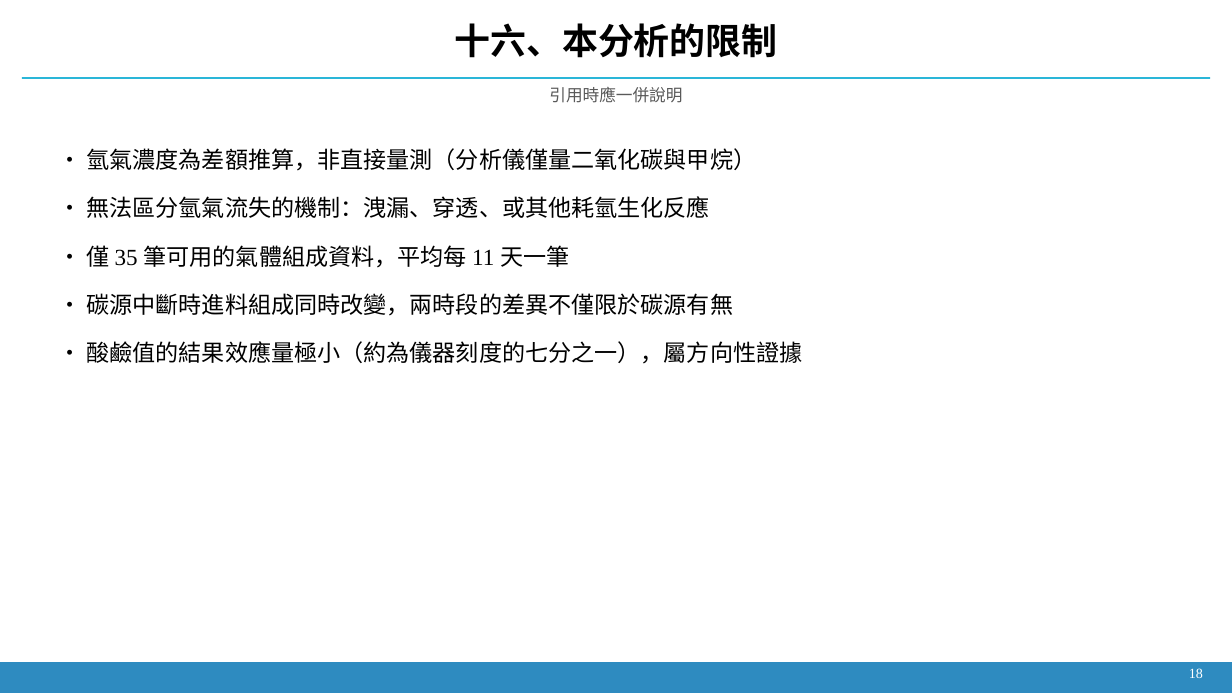
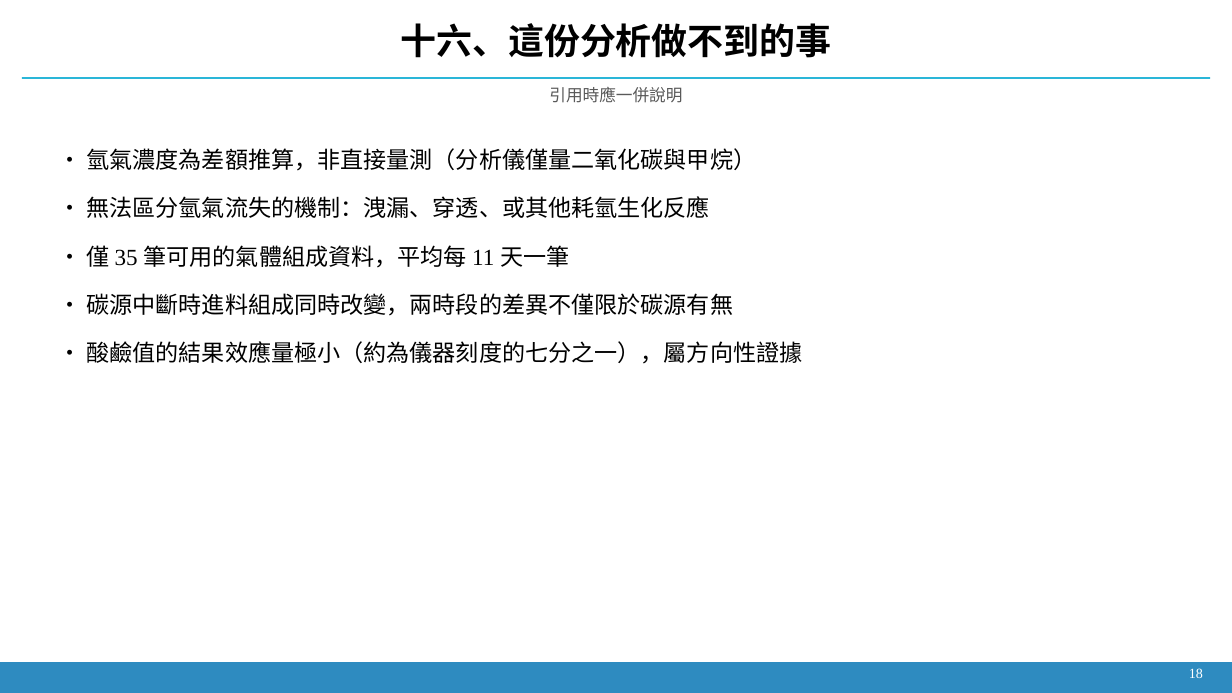
Before and after one commit to Yutou0601/Bioreactor-Edge-AI, a slide deck: slide 17 of docs/decks/簡報_2026-09-21_氫氣流失與壓降歸因.pptx. Drawn at 1232x693 pixels with LibreOffice and Linux fonts; fonts in the diff are those of the drawing. Boxes give left, top, right and bottom in pixels: in the first picture for what was removed or moved away, otherwise in the second. Text is boxed around its words. In the diff, an @@ line names an element or a change of style, - is before the commit and + after.

```diff
--- a/docs/decks/簡報_2026-09-21_氫氣流失與壓降歸因.pptx
+++ b/docs/decks/簡報_2026-09-21_氫氣流失與壓降歸因.pptx
@@ text at <box>401,23,832,58</box>: text changed @@
-十六、本分析的限制
+十六、這份分析做不到的事
```
Also in this commit, not shown: 9 other slides changed, 4 other files.
